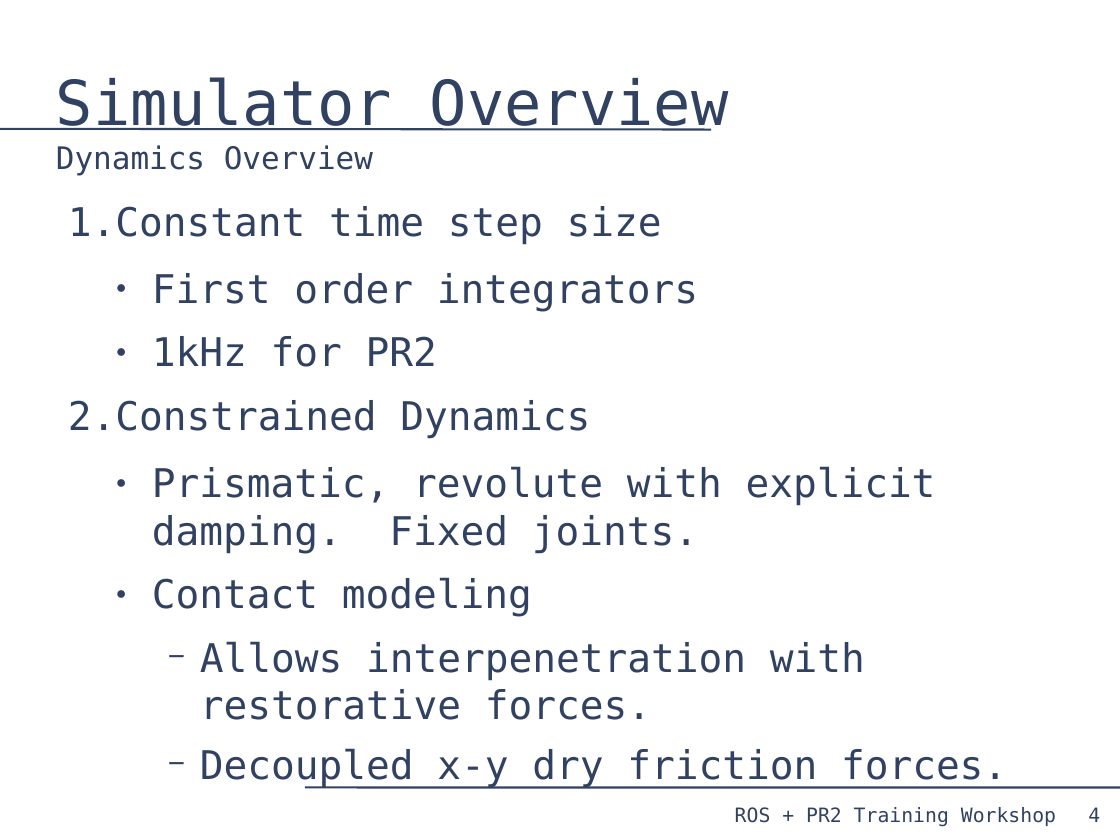
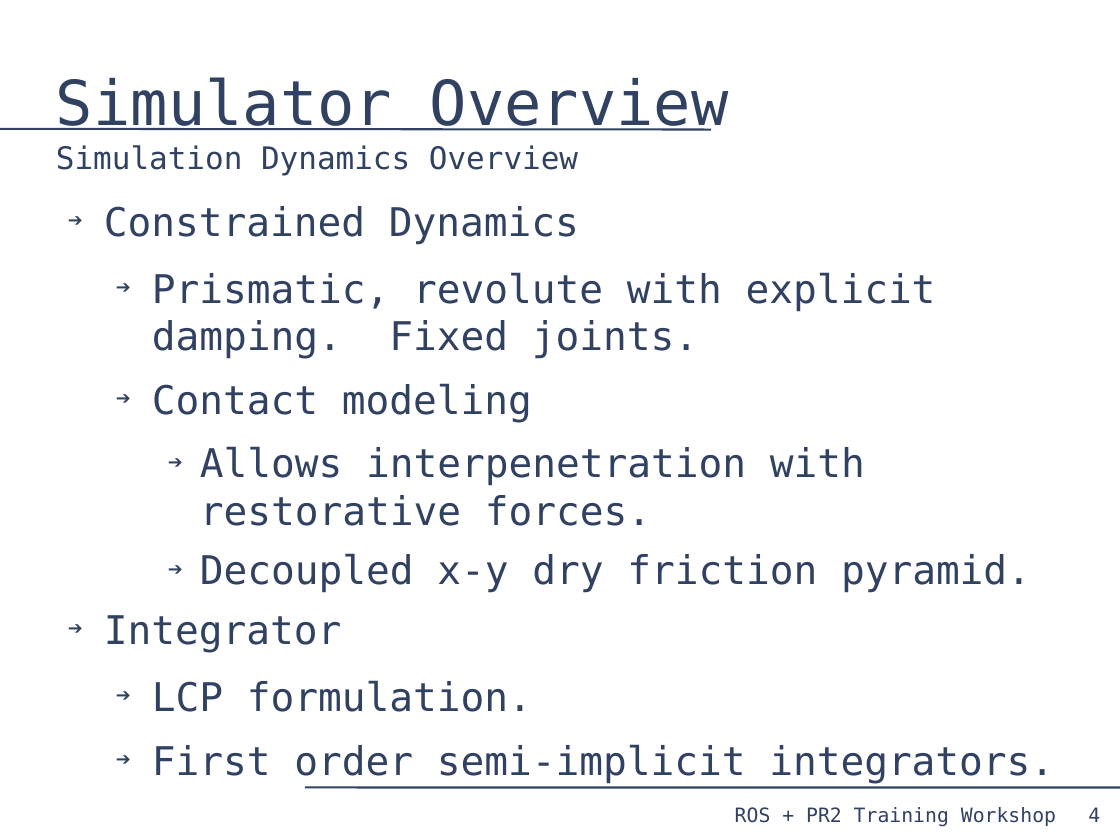
Before and after one commit to PR2/pr2_docs, a slide deck: slide 4 of pr2_training_workshop/simulation/simulation_training_workshop.odp. Drawn at 1120x840 pixels with LibreOffice and Linux fonts; fonts in the diff are those of the drawing. Boxes give left, top, right and bottom in pixels: in the first picture for what was removed or moved away, otherwise in the second. Text is boxed around its words. In the diff, an @@ line names an element or a change of style, - is before the commit and + after.

```diff
--- a/pr2_training_workshop/simulation/simulation_training_workshop.odp
+++ b/pr2_training_workshop/simulation/simulation_training_workshop.odp
@@ title at bbox=[56, 77, 729, 175]: text changed; size 44 to 22 pt @@
-Simulator Overview
-Dynamics Overview
+Simulator Overview
+Simulation Dynamics Overview
@@ text at bbox=[68, 206, 698, 367]: paragraphs removed @@
-1. Constant time step size
-  ● First order integrators
-  ● 1kHz for PR2
@@ text at bbox=[104, 206, 936, 526]: bullet 1. to ➔; bullet ● to ➔; bullet − to ➔ @@
@@ text at bbox=[104, 553, 1054, 783]: text changed @@
-    − Decoupled x-y dry friction forces.
+    ➔ Decoupled x-y dry friction pyramid.
+➔ Integrator
+  ➔ LCP formulation.
+  ➔ First order semi-implicit integrators.
```
Also in this commit, not shown: 17 other slides changed, 3 slides added.
